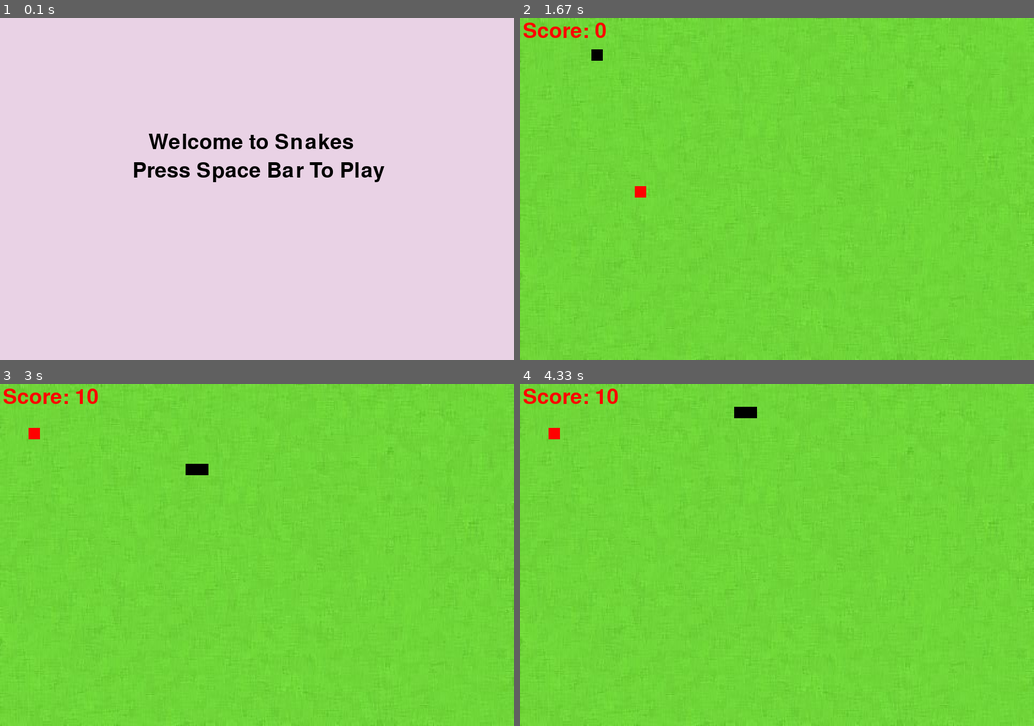
Above: before the commit, frames 1-4 (two rows, left to right).
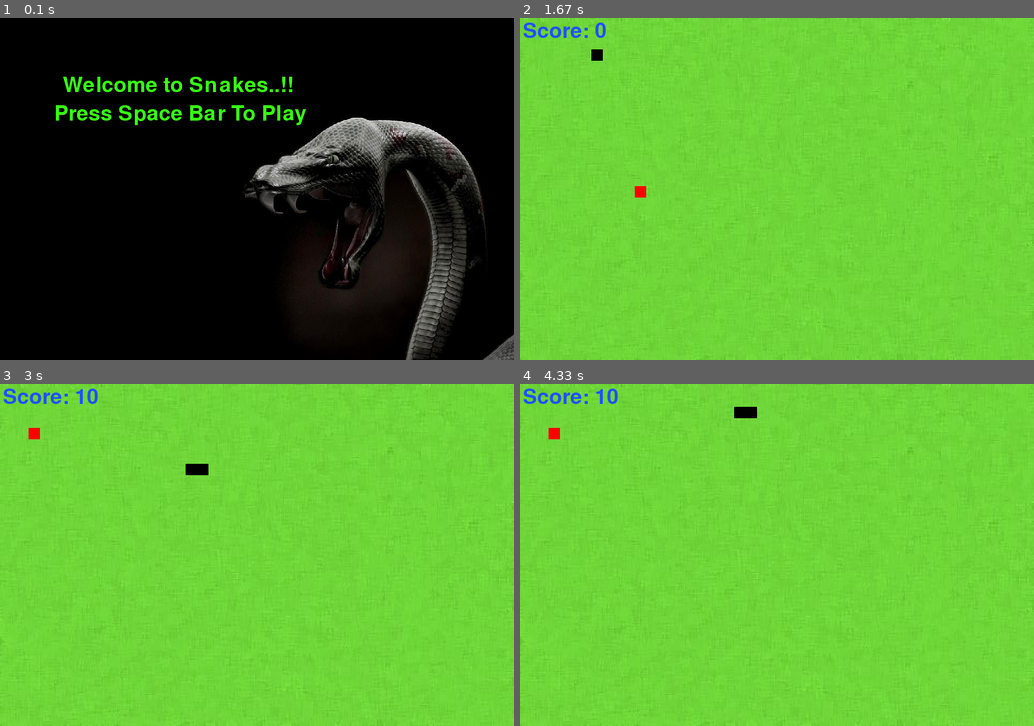
Above: after the commit, the same moments.

Repository: Harshad1863/Snake_Game_Using_Pygame
Game: pygame game, started from snake.py
Two runs of this game, one before a commit and one after it. Both use one fixed random seed, a clock stepped at 60 frames per second and the inputs below.
Inputs:
- Up to frame 1 (0.1 s): no input
- Up to frame 2 (1.67 s): tap Space at 0.33 s; hold Right 0.67-1.13 s; hold Left 1.17-1.47 s; hold Right from 1.5 s (still down)
- Up to frame 3 (3 s): release Right at 1.97 s; hold Right 2-2.53 s; hold Down 2.57-2.87 s; hold Left from 2.9 s (still down)
- Up to frame 4 (4.33 s): release Left at 3.3 s; hold Up 3.33-3.7 s; hold Right from 3.73 s (still down)

The runs differ from the first frame. In frame 1, 99% of the frame differs, in the area x 0-100%, y 0-100%; in frame 2, 0.3%; in frame 3, 0.3%; in frame 4, 0.3%.

Commit message:
All Done

Diff:
--- a/main.py
+++ /dev/null
@@ -1,26 +0,0 @@
-import pygame
-x = pygame.init()
-
-#Windows
-gameWindow = pygame.display.set_mode((1000,500))
-#Set Title
-pygame.display.set_caption("Flippy Bird")
-
-# Game specific Variable
-exit_game = False
-game_over = False
-
-#Creating a game loop
-while not exit_game:
-    for event in pygame.event.get():
-        if event.type==pygame.QUIT:
-            exit_game=True
-
-        if event.type == pygame.KEYDOWN:
-            if event.key == pygame.K_RIGHT:
-                print("You have passed Right arrow key")
-
-
-
-pygame.quit()
-quit()
--- a/snake.py
+++ b/snake.py
@@ -12,6 +12,8 @@
 white =(255,255,255)
 red = (255,0,0)
 black =(0,0,0)
+green = (57,255,20)
+blue = (31,81,255)
 
 #creating window
 screen_width = 900
@@ -21,6 +23,16 @@
 #BackgrundImage
 bgimg = pygame.image.load("snake1.png")
 bgimg = pygame.transform.scale(bgimg,(screen_width,screen_height)).convert_alpha()
+
+#gameoverImg
+goimg = pygame.image.load("snake.jpg")
+goimg = pygame.transform.scale(goimg,(screen_width,screen_height)).convert_alpha()
+
+#HomeImg
+homeimg = pygame.image.load("ss.jpg")
+homeimg = pygame.transform.scale(homeimg,(screen_width,screen_height)).convert_alpha()
+
+
 
 #Game title
 pygame.display.set_caption("Snake With Harshad")
@@ -45,8 +57,9 @@
     exit_game = False
     while not exit_game:
         gameWindow.fill((233,210,229))
-        text_screen("Welcome to Snakes", black, 260, 200)
-        text_screen("Press Space Bar To Play", black, 232, 250)
+        gameWindow.blit(homeimg,(0,0))
+        text_screen("Welcome to Snakes..!!", green, 110, 100)
+        text_screen("Press Space Bar To Play", green, 95, 150)
         for event in pygame.event.get():
             if event.type == pygame.QUIT:
                 exit_game = True
@@ -87,7 +100,10 @@
     while not exit_game:
         if game_over:
             gameWindow.fill(white)
+            gameWindow.blit(goimg,(0,0))
             text_screen("Game Over..!! Press Enter To Continue",red,100,200)
+
+
 
             for event in pygame.event.get():
                 if event.type == pygame.QUIT:
@@ -145,19 +161,21 @@
 
             gameWindow.fill(white)
             gameWindow.blit(bgimg,(0,0))
-            text_screen("Score: " + str(score * 10), red, 5, 5)
+            text_screen("Score: " + str(score * 10), blue, 5, 5)
             #create food
             pygame.draw.rect(gameWindow,red, [food_x, food_y, snake_size , snake_size ])
-            # Create Snake
-            #pygame.draw.rect(gameWindow,black, [snake_x, snake_y, snake_size , snake_size ])
+
 
             head = []
             head.append(snake_x)
             head.append(snake_y)
             snk_list.append(head)
 
+
             if len(snk_list)>snk_length:
                 del snk_list[0]
+              #  pygame.mixer.music.load('beep.mp3')
+              #  pygame.mixer.music.play()
 
             #Collision Occure then Game over
             if head in snk_list[:-1]:
Binary file added: snake.jpg
Binary file added: ss.jpg
